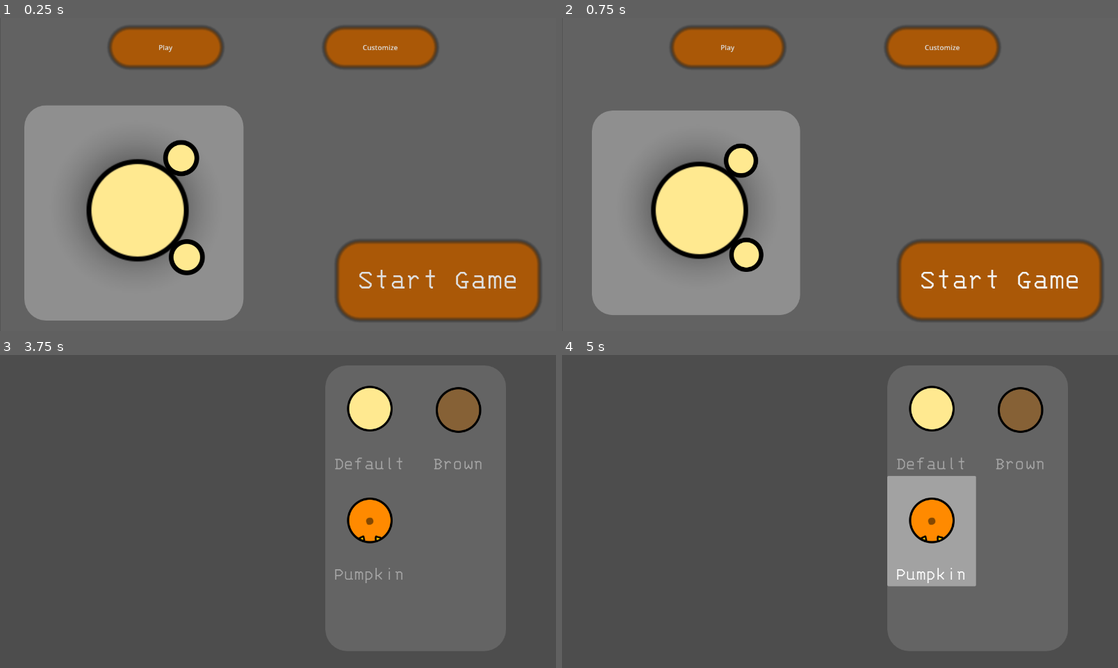
Above: before the commit, frames 1-4 (two rows, left to right).
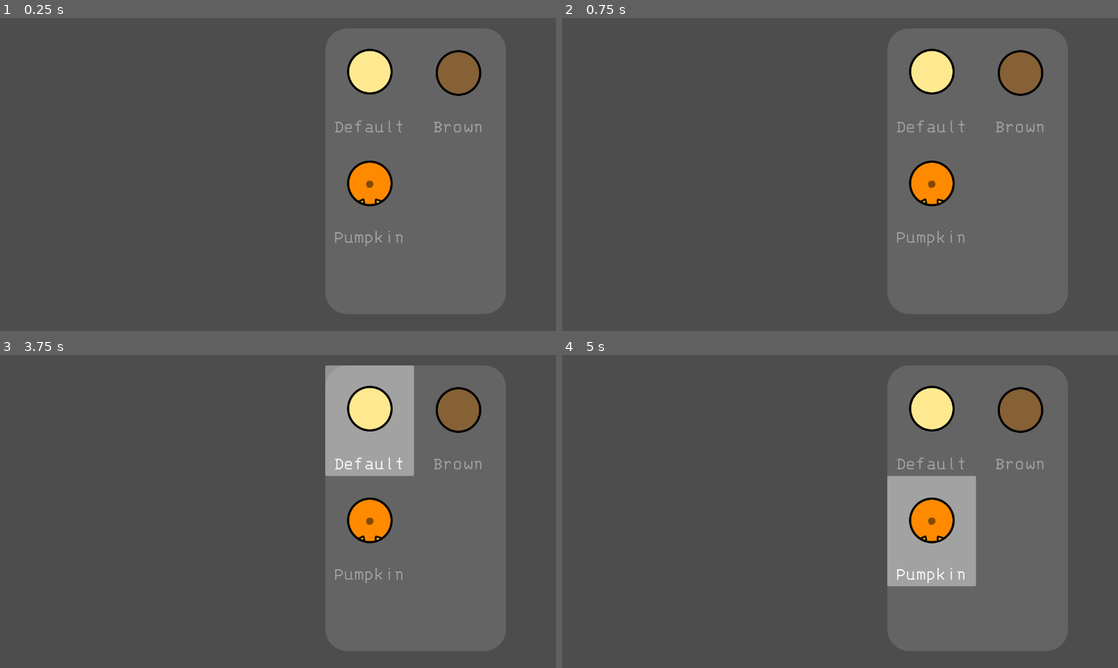
Above: after the commit, the same moments.

Repository: SycamoreFoxStudios/BloxHallowsMobileIndev
Game: Godot game, scene res://main_menu.tscn
The game is run twice, just before and just after one commit, with the same random seed, the same clock (stepped at 60 frames per second) and the same inputs.
Inputs (mouse positions are in pixels of both pictures, inside the frame that each line leads up to):
- Up to frame 1 (0.25 s): no input
- Up to frame 2 (0.75 s): click (1001, 280) at 0.5 s, where only the run before the commit has a clickable "Start Game"
- Up to frame 3 (3.75 s): click (439, 617) at 1.25 s, where only the run before the commit has a clickable "Start Game"; click (166, 383) at 2 s, where only the run before the commit has a clickable "Play"; click (166, 383) at 2.75 s, where only the run before the commit has a clickable "Play"; click (378, 383) at 3.5 s, where only the run before the commit has a clickable "Customize"
- Up to frame 4 (5 s): tap Enter at 4.25 s; move the mouse to (962, 495) at 4.27 s; hold Right (ui_right) from 4.28 s (still down); click (962, 495) at 4.42 s

The runs differ from the first frame. In frame 1, 44% of the frame differs, in the area x 4-98%, y 2-97%; in frame 2, 41%; in frame 3, 4.7%; in frame 4, nothing differs.
Error after the commit: Invalid assignment of property or key 'visible' with value of type 'bool' on a base object of type 'null instance'. (res://main_menu.gd:15)

Commit message:
Day1 pt2

Diff:
--- a/blox-hallows-mobile/blox-hallows-mobile/main_menu.gd
+++ b/blox-hallows-mobile/blox-hallows-mobile/main_menu.gd
@@ -8,6 +8,21 @@
 
 # Called every frame. 'delta' is the elapsed time since the previous frame.
 func _process(delta: float) -> void:
+
+	var size = get_viewport().get_visible_rect().size
+
+	if size.x > size.y:
+		$PanelContainer.visible = false
+	else:
+		$PanelContainer.visible = true
+
+
+
+
+
+
+
+
 	if MenuScreen == "Play":
 		$Camera2D.position = Vector2(640,360)
 	if MenuScreen == "Customize":
--- a/blox-hallows-mobile/blox-hallows-mobile/main_menu.tscn
+++ b/blox-hallows-mobile/blox-hallows-mobile/main_menu.tscn
@@ -7,6 +7,9 @@
 [ext_resource type="Texture2D" uid="uid://64n1nphun7yx" path="res://Player/Player_1_Hand.png" id="5_qe12f"]
 [ext_resource type="Texture2D" uid="uid://bp30orkgaogvg" path="res://Player/player_brown.png" id="6_qe12f"]
 [ext_resource type="Texture2D" uid="uid://dhtl7k3e62peu" path="res://Player/player_pumpkin.png" id="7_8qtwp"]
+
+[sub_resource type="StyleBoxFlat" id="StyleBoxFlat_2juy3"]
+bg_color = Color(0, 0, 0, 1)
 
 [sub_resource type="StyleBoxFlat" id="StyleBoxFlat_fu7sn"]
 bg_color = Color(0.3854925, 0.38549247, 0.38549247, 1)
@@ -159,6 +162,19 @@
 grow_horizontal = 2
 grow_vertical = 2
 script = ExtResource("1_7vrkn")
+
+[node name="Rotation Warning" type="PanelContainer" parent="." unique_id=1803810235]
+visible = false
+layout_mode = 0
+offset_right = 1281.0
+offset_bottom = 1842.0
+theme_override_styles/panel = SubResource("StyleBoxFlat_2juy3")
+
+[node name="Label" type="Label" parent="Rotation Warning" unique_id=1640619344]
+layout_mode = 2
+theme_override_font_sizes/font_size = 60
+text = "Please Rotate Your Device"
+horizontal_alignment = 1
 
 [node name="Background" type="Panel" parent="." unique_id=378110669]
 z_index = -3
Not shown, changed: index.html
Not shown, changed: index.pck
